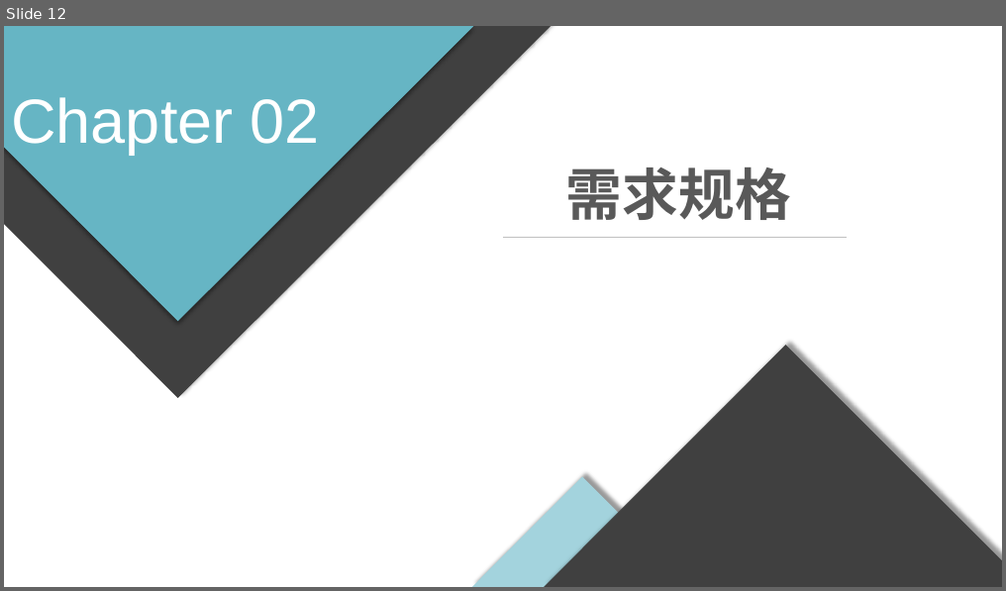
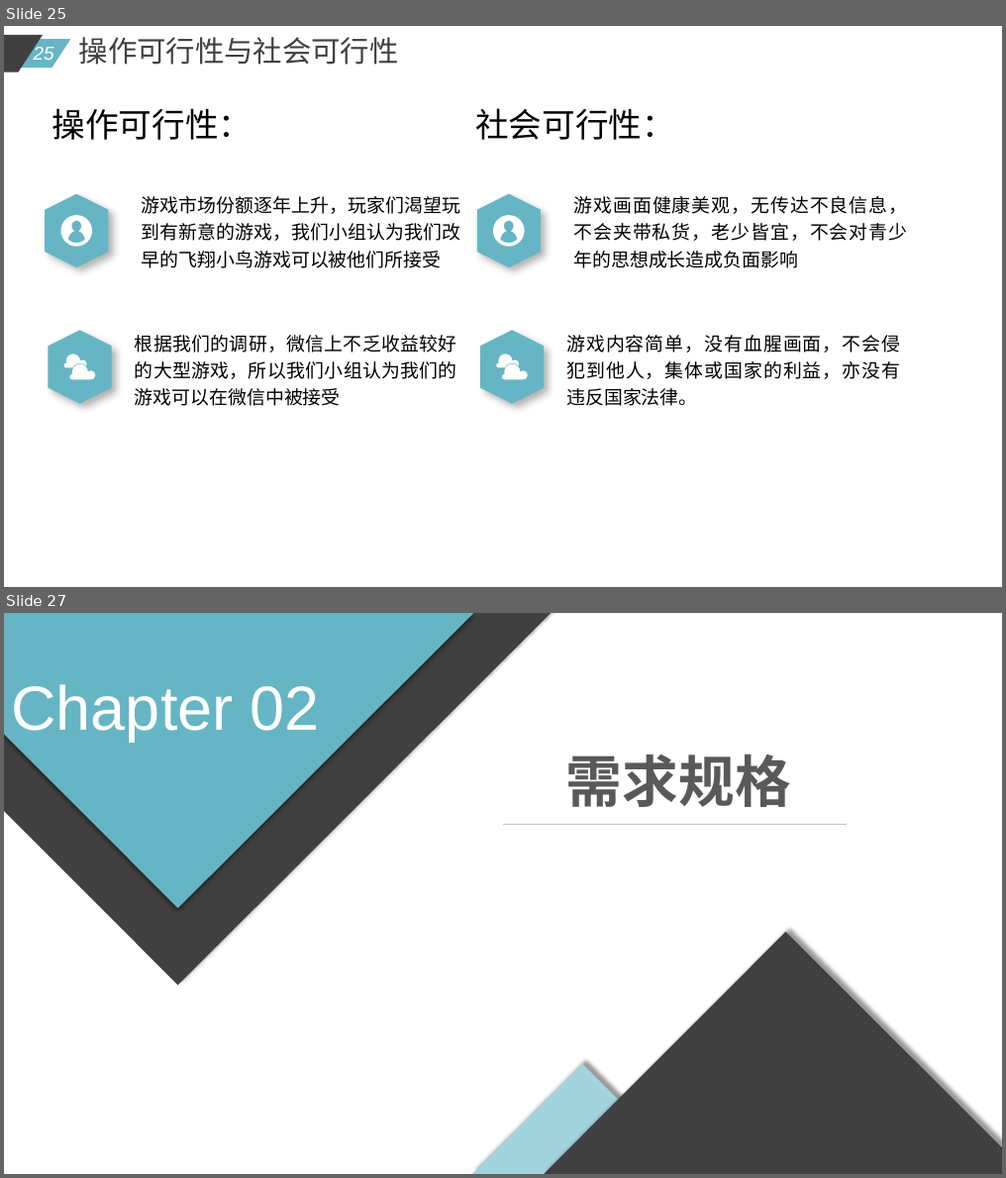
Before and after one commit to diligentsun/new-flappy-bird, a slide deck: 项目总结/项目总结.pptx. Shown one above the other, each under a label of ours: slide 12 before the commit, slides 25 and 27 after it; the slides between them are not shown. The pictures are 1006x591 and 1006x1178 pixels, drawn with LibreOffice and Linux fonts; fonts in the diff are those of the drawing. Boxes give left, top, right and bottom in pixels: in the first picture for what was removed or moved away, otherwise in the second. Text is boxed around its words. In the diff, an @@ line names an element or a change of style, - is before the commit and + after.

```diff
--- a/项目总结/项目总结.pptx
+++ b/项目总结/项目总结.pptx
@@ slide 25 added at [4, 26, 1002, 587], background #FFFFFF @@
@@ parallelogram added at [4, 39, 70, 68], fill #66B5C4 @@
@@ parallelogram added at [4, 35, 43, 73], fill #404040 @@
@@ page number added at [34, 45, 54, 60], 18 pt, text #FFFFFF, italic @@
+25
@@ text added at [79, 37, 399, 65], 28 pt, text #404040 @@
+操作可行性与社会可行性
@@ text added at [53, 108, 252, 140], 32 pt, text #000000 @@
+操作可行性：
@@ text added at [475, 108, 675, 140], 32 pt, text #000000 @@
+社会可行性：
@@ hexagon added at [45, 194, 108, 268], fill #66B5C4 @@
@@ text added at [142, 196, 461, 269], 18 pt, text #000000 @@
+游戏市场份额逐年上升，玩家们渴望玩到有新意的游戏，我们小组认为我们改早的飞翔小鸟游戏可以被他们所接受
@@ hexagon added at [477, 194, 541, 268], fill #66B5C4 @@
@@ text added at [573, 196, 907, 269], 18 pt, text #000000 @@
+游戏画面健康美观，无传达不良信息，不会夹带私货，老少皆宜，不会对青少年的思想成长造成负面影响
@@ freeform shape added at [60, 215, 92, 247], fill #FFFFFF @@
@@ freeform shape added at [493, 215, 525, 247], fill #FFFFFF @@
@@ hexagon added at [48, 330, 112, 403], fill #66B5C4 @@
@@ text added at [135, 335, 457, 406], 18 pt, text #000000 @@
+根据我们的调研，微信上不乏收益较好的大型游戏，所以我们小组认为我们的游戏可以在微信中被接受
@@ hexagon added at [480, 330, 544, 403], fill #66B5C4 @@
@@ text added at [566, 335, 900, 406], 18 pt, text #000000 @@
+游戏内容简单，没有血腥画面，不会侵犯到他人，集体或国家的利益，亦没有违反国家法律。
@@ freeform shape added at [63, 354, 95, 379], fill #FFFFFF @@
@@ freeform shape added at [497, 354, 528, 379], fill #FFFFFF @@
@@ freeform shape added at [82, 445, 113, 475], fill #FFFFFF @@
@@ what was slide 12 is now slide 27 @@
```
Also in this commit, not shown: 5 slides changed, 16 other slides added, 1 slide removed, 5 other files.
